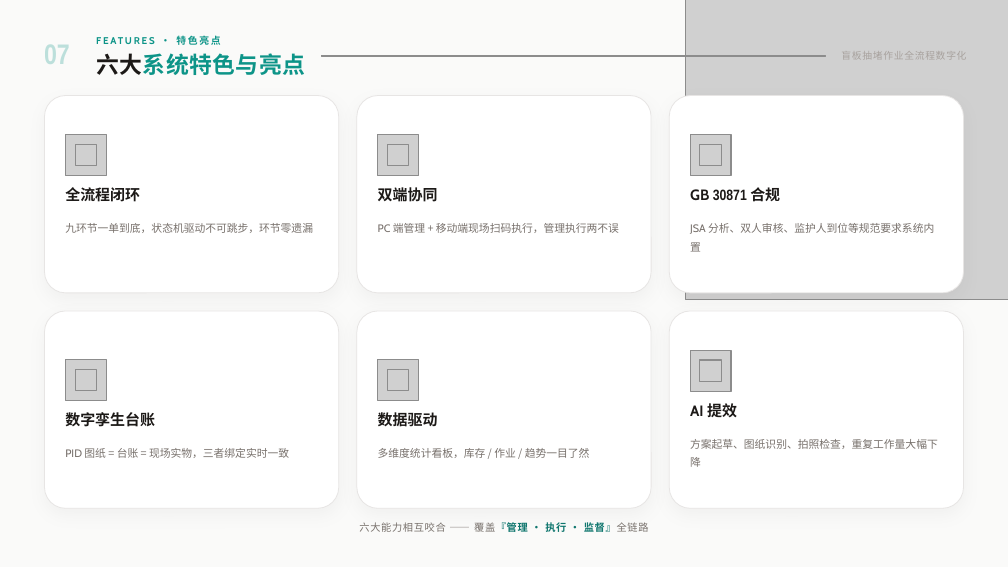
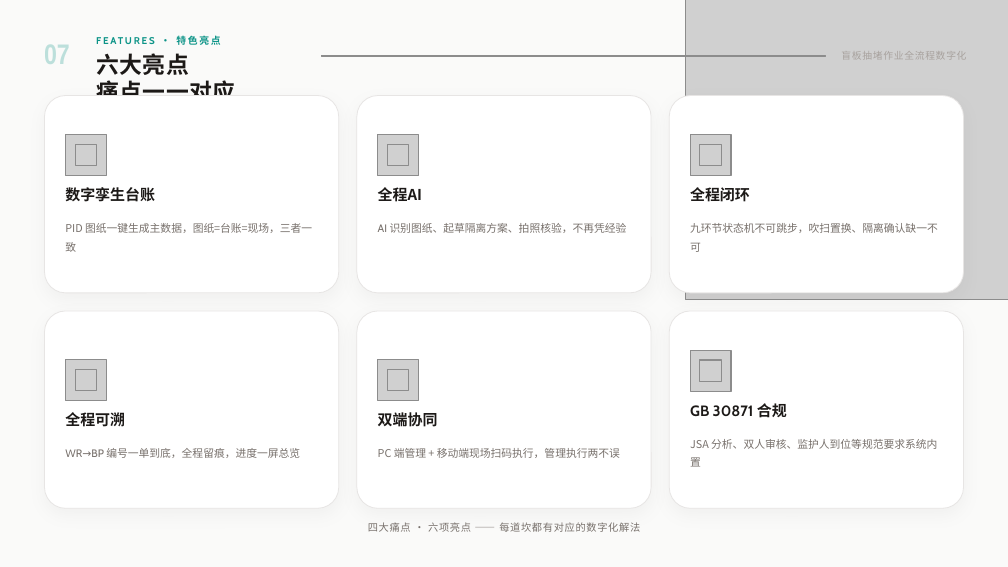
Before and after one commit to liaoweimin74/blindplate_ts, a slide deck: slide 8 of download/石化厂盲板管理系统-产品介绍.pptx. Drawn at 1008x567 pixels with LibreOffice and Linux fonts; fonts in the diff are those of the drawing; grey boxes stand for pictures. Boxes give left, top, right and bottom in pixels: in the first picture for what was removed or moved away, otherwise in the second. Text is boxed around its words. In the diff, an @@ line names an element or a change of style, - is before the commit and + after.

Commit message:
docs(ppt): Task 114 痛点页与亮点页改版——痛点一一对应解决方案
- 为什么要做页：传统模式四道坎 → 盲板管理四道坎
  痛点①基础主数据不全不精确(数据失真) ②隔离点位置错误漏挂漏拆(隔离风险)
  ③工艺处置不到位流于形式(处置失控) ④纸质流转慢全程不可溯(过程黑箱)
- 对照组同步改写：Excel台账/经验画图/口头确认/纸质签批 vs 数字孪生/图上标注/双人核签/全程留痕
- 六大亮点页：前四卡与四痛点一一对应，保留数字孪生台账/全程AI/全程闭环/全程可溯
  后两卡保留双端协同/GB30871合规；页脚改'四大痛点·六项亮点——每道坎都有对应的数字化解法'
- HTML幻灯片 slide_02/slide_08 同步修改，与 PPTX 保持一致
- agent-browser 渲染验证：两页文本落位无溢出，旧文案零残留

```diff
--- a/download/石化厂盲板管理系统-产品介绍.pptx
+++ b/download/石化厂盲板管理系统-产品介绍.pptx
@@ text at bbox=[96, 53, 235, 95]: text changed; text colour #0D9488 to #1C1917 @@
-六大系统特色与亮点
+六大亮点
+痛点一一对应
@@ text at bbox=[65, 187, 155, 202]: text changed @@
-全流程闭环
+数字孪生台账
@@ text at bbox=[378, 187, 422, 202]: text changed @@
-双端协同
+全程AI
@@ text at bbox=[690, 187, 750, 202]: text changed; font Arial Narrow to Cabin @@
-GB 30871 合规
+全程闭环
@@ text at bbox=[65, 223, 312, 252]: text changed @@
-九环节一单到底，状态机驱动不可跳步，环节零遗漏
+PID 图纸一键生成主数据，图纸=台账=现场，三者一致
@@ text at bbox=[378, 223, 627, 233]: text changed; font Noto Sans CJK SC to Cabin @@
-PC 端管理 + 移动端现场扫码执行，管理执行两不误
+AI 识别图纸、起草隔离方案、拍照核验，不再凭经验
@@ text at bbox=[690, 223, 938, 252]: text changed; font Noto Sans CJK SC to Cabin @@
-JSA 分析、双人审核、监护人到位等规范要求系统内置
+九环节状态机不可跳步，吹扫置换、隔离确认缺一不可
@@ text at bbox=[65, 412, 125, 427]: text changed @@
-数字孪生台账
+全程可溯
@@ text at bbox=[378, 412, 438, 427]: text changed @@
-数据驱动
+双端协同
@@ text at bbox=[690, 403, 787, 418]: text changed @@
-AI 提效
+GB 30871 合规
@@ text at bbox=[65, 448, 300, 458]: text changed; font Noto Sans CJK SC to Cabin @@
-PID 图纸 = 台账 = 现场实物，三者绑定实时一致
+WR→BP 编号一单到底，全程留痕，进度一屏总览
@@ text at bbox=[378, 448, 620, 458]: text changed @@
-多维度统计看板，库存 / 作业 / 趋势一目了然
+PC 端管理 + 移动端现场扫码执行，管理执行两不误
@@ text at bbox=[690, 439, 937, 467]: text changed @@
-方案起草、图纸识别、拍照检查，重复工作量大幅下降
+JSA 分析、双人审核、监护人到位等规范要求系统内置
@@ text at bbox=[368, 522, 640, 532]: text changed @@
-六大能力相互咬合 —— 覆盖『管理 · 执行 · 监督』全链路
+四大痛点 · 六项亮点 —— 每道坎都有对应的数字化解法
```
Also in this commit, not shown: 1 other slide changed, 2 other files.
